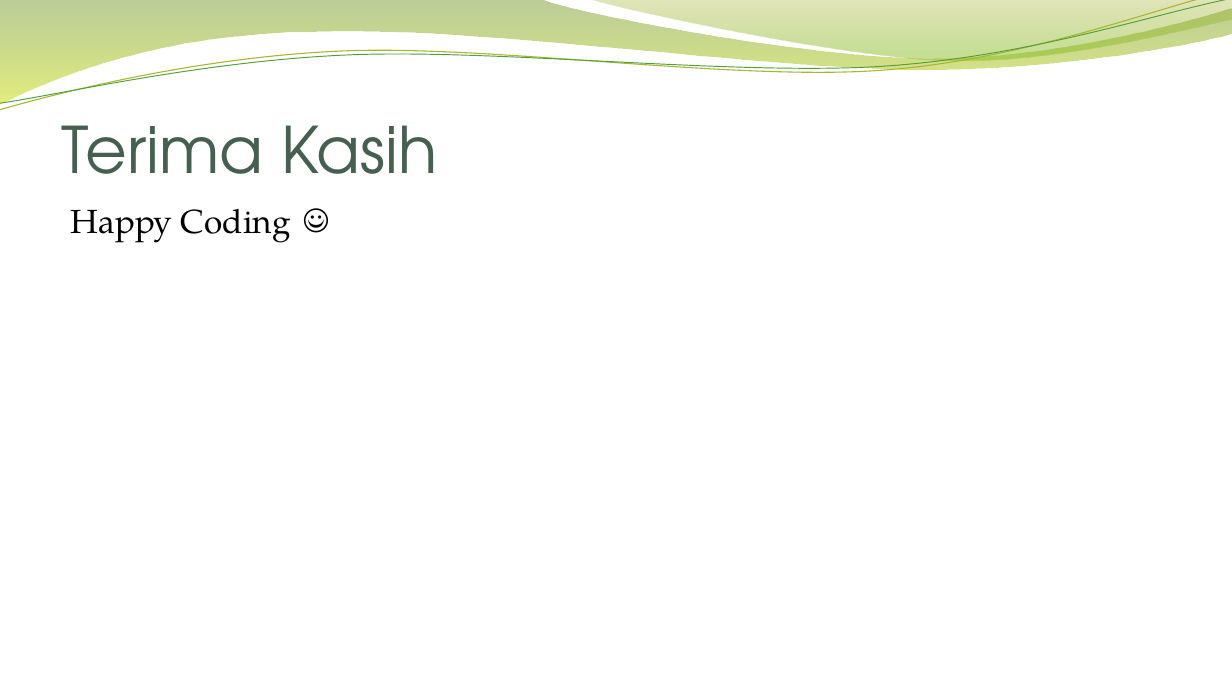
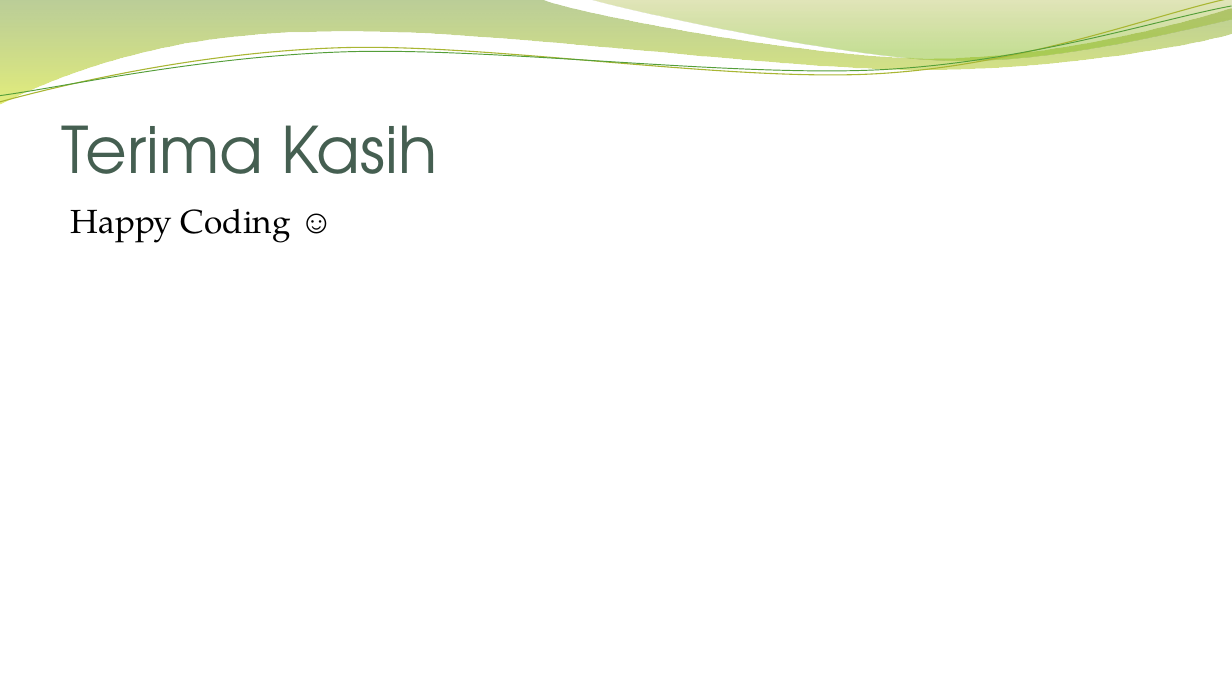
Before and after one commit to realreef/tutor_vuejs, a slide deck: slide 19 of Berkenalan Dengan Vue.pptx. Drawn at 1232x693 pixels with LibreOffice and Linux fonts; fonts in the diff are those of the drawing; background and template pictures are left out. Boxes give left, top, right and bottom in pixels: in the first picture for what was removed or moved away, otherwise in the second. Text is boxed around its words. In the diff, an @@ line names an element or a change of style, - is before the commit and + after.

```diff
--- a/Berkenalan Dengan Vue.pptx
+++ b/Berkenalan Dengan Vue.pptx
@@ freeform shape at box(0, 0, 1232, 104): fill gradient #69921C to #CCE10F to gradient #69921B to #CCE00F; outline redrawn @@
@@ freeform shape: place and size @@
-freeform shape at box(0, 0, 1232, 115)
+freeform shape at box(0, 0, 1231, 107)
@@ freeform shape at box(0, 0, 1231, 107): outline #A9B733 0.85 pt to #A9B633 0.85 pt @@
@@ freeform shape: place and size @@
-freeform shape at box(0, 0, 1232, 110)
+freeform shape at box(0, 6, 1232, 103)
@@ freeform shape at box(0, 6, 1232, 103): outline #549E39 0.75 pt to #549E39 0.74 pt @@
@@ freeform shape at box(591, 0, 1232, 64): fill gradient #9BAA1A to #81BA16 to gradient #80B916 to #9BAA19; outline redrawn @@
@@ text "Happy Coding ☺" at box(71, 209, 291, 243): font TeX Gyre Pagella to Arial in "☺" @@
```
Also in this commit, not shown: 18 other slides changed, 1 other file.
